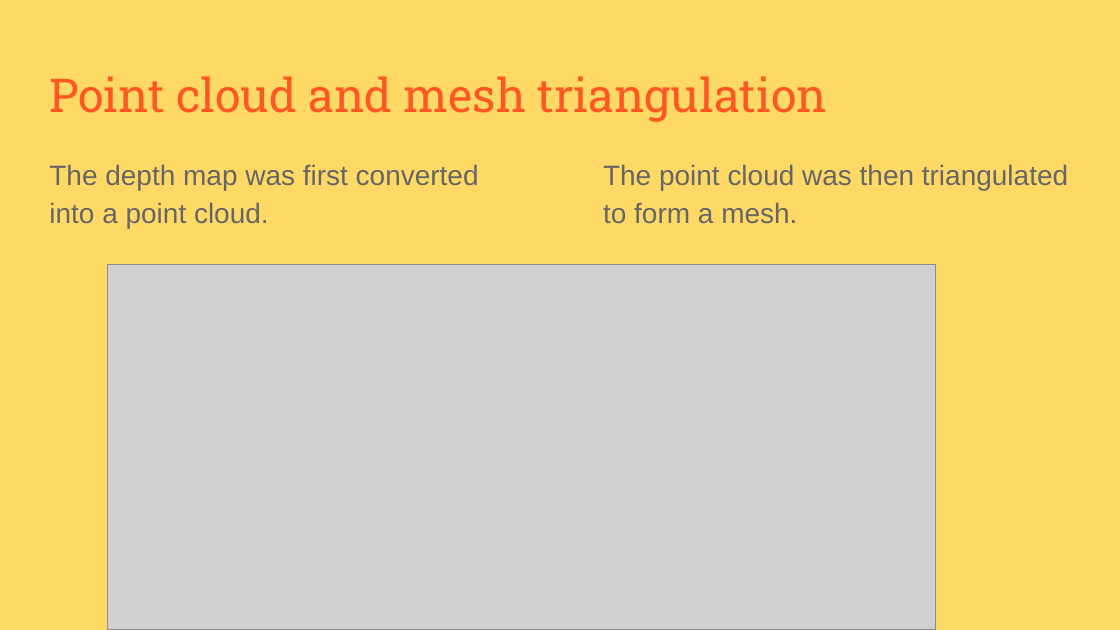
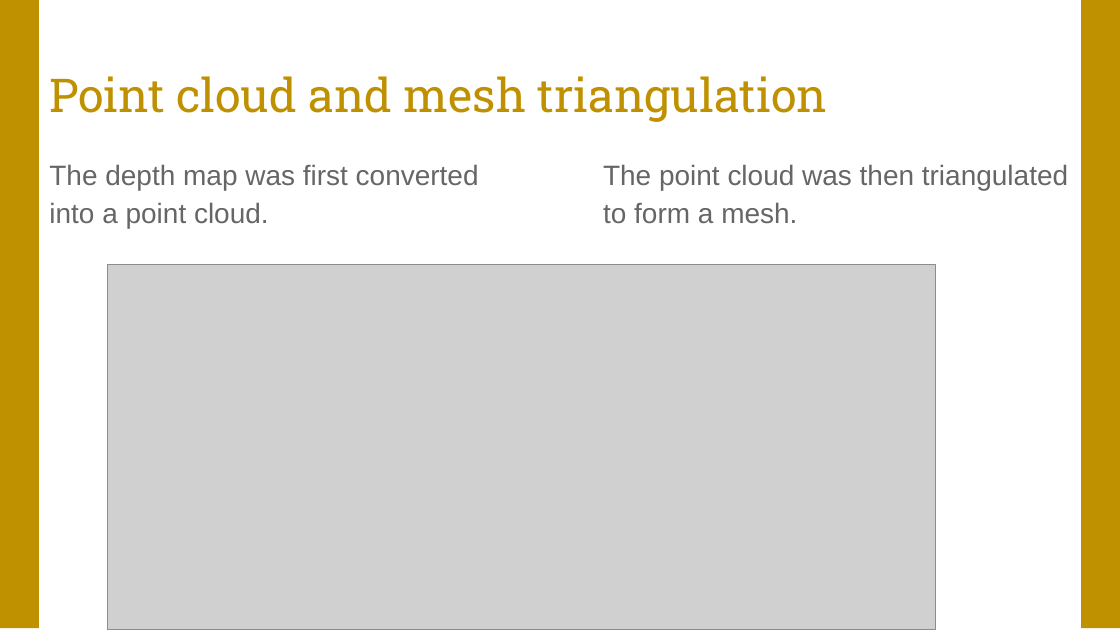
Before and after one commit to sushant-thapa/Future-of-Clothing-A-technological-approach, a slide deck: slide 14 of Future of Clothing, a progress slide.pptx. Drawn at 1120x630 pixels with LibreOffice and Linux fonts; fonts in the diff are those of the drawing; grey boxes stand for pictures. Boxes give left, top, right and bottom in pixels: in the first picture for what was removed or moved away, otherwise in the second. Text is boxed around its words. In the diff, an @@ line names an element or a change of style, - is before the commit and + after.

Commit message:
This version has colours as indicators rather than entire background.

```diff
--- a/Future of Clothing, a progress slide.pptx
+++ b/Future of Clothing, a progress slide.pptx
@@ background #FFD966 to #FFFFFF @@
@@ rectangle added at (x1=0, y1=0, x2=39, y2=627), fill #BF9000 @@
@@ rectangle added at (x1=1081, y1=0, x2=1120, y2=627), fill #BF9000 @@
@@ title "Point cloud and mesh triangulation" at (x1=49, y1=76, x2=828, y2=122): text colour #FF5722 to #BF9000 @@
```
Also in this commit, not shown: 9 other slides changed.
